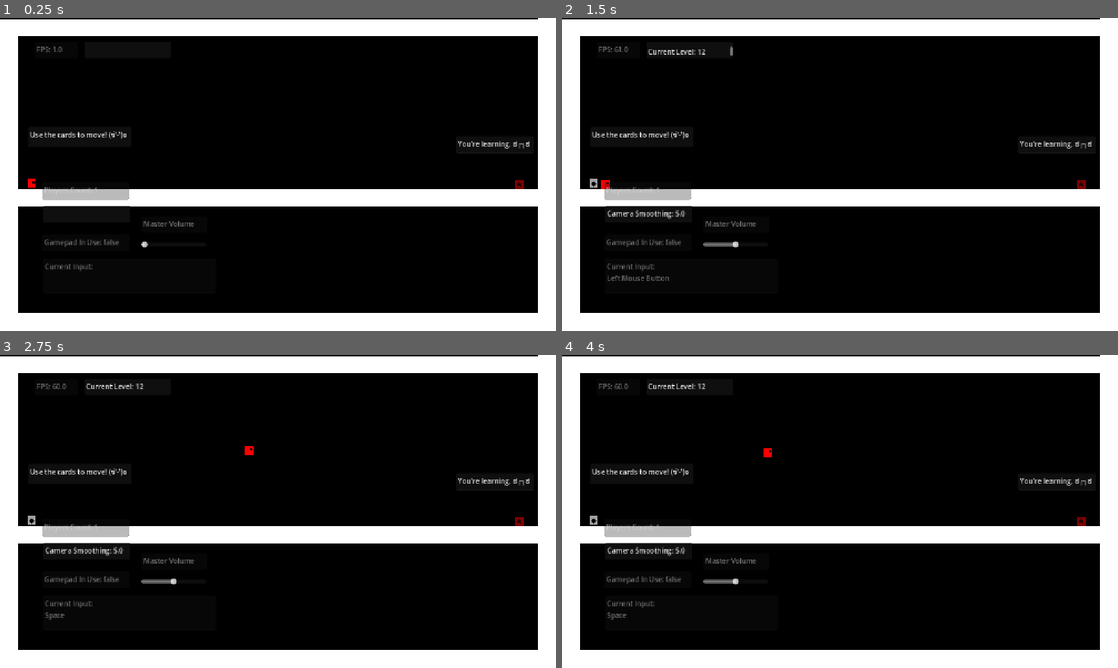
Above: before the commit, frames 1-4 (two rows, left to right).
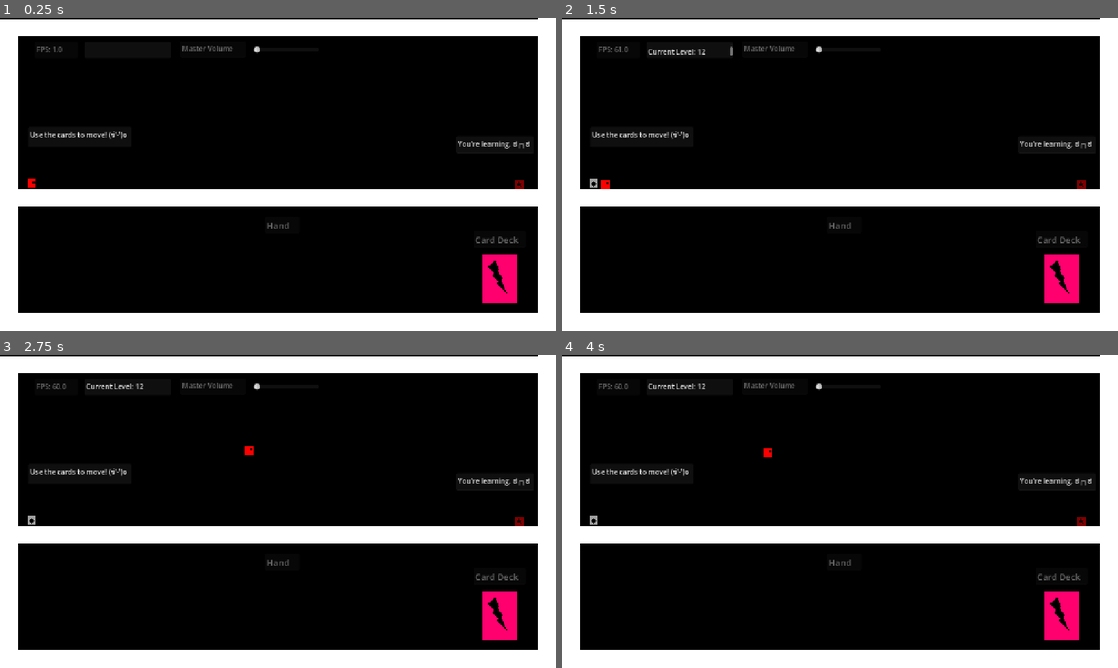
Above: after the commit, the same moments.

Repository: aduImperfect/GMTK20206_Game
Game: Godot game, scene res://Scenes/main.tscn
Same seed, same stepped clock (60 frames per second), same inputs: the game is played once before the commit and once after it.
Inputs (mouse positions are in pixels of both pictures, inside the frame that each line leads up to):
- Up to frame 1 (0.25 s): no input
- Up to frame 2 (1.5 s): click (689, 49) at 0.52 s; type "12" at 0.6 s; tap Enter at 1.25 s; move the mouse to (962, 158) at 1.27 s; hold Right from 1.28 s (still down); tap Shift at 1.35 s; click (962, 158) at 1.42 s
- Up to frame 3 (2.75 s): keep holding Right; tap Space at 1.52, 2, 2.27 s; move the mouse to (166, 527) at 2.02 s; tap Shift at 2.1 s
- Up to frame 4 (4 s): tap Enter at 2.75 s; move the mouse to (895, 442) at 2.77 s; release Right at 2.78 s; hold Left 2.78-3.53 s; tap Shift at 2.85, 3.6 s; tap Space at 3.5, 3.77 s; move the mouse to (812, 574) at 3.52 s; hold Right from 3.53 s (still down); click (812, 574) at 3.67 s

The runs differ from the first frame. In frame 1, 2.1% of the frame differs, in the area x 7-94%, y 8-92%; in frame 2, 2.5%; in frame 3, 2.4%; in frame 4, 2.4%.

Commit message:
Adding card draw deck - empty - positioning

Diff:
--- a/gmtk-game/Cards/card.tscn
+++ b/gmtk-game/Scenes/card.tscn
@@ -1,9 +1,9 @@
 [gd_scene format=3 uid="uid://bpvogl2ohpm3i"]
 
-[ext_resource type="Texture2D" uid="uid://dyeeslsayw5u0" path="res://Textures/Card_01.png" id="1_470ht"]
+[ext_resource type="Texture2D" uid="uid://caguwvc70q7no" path="res://Textures/Card_Back.png" id="1_0qqmn"]
 
 [node name="Card" type="Node2D" unique_id=1416047968]
 
 [node name="CardTex" type="Sprite2D" parent="." unique_id=188414808]
-scale = Vector2(0.25, 0.25)
-texture = ExtResource("1_470ht")
+scale = Vector2(0.2, 0.2)
+texture = ExtResource("1_0qqmn")
--- a/gmtk-game/Scenes/main.tscn
+++ b/gmtk-game/Scenes/main.tscn
@@ -3,12 +3,16 @@
 [ext_resource type="Script" uid="uid://de17gbbl60jbx" path="res://Scripts/level_gen.gd" id="1_jjgbg"]
 [ext_resource type="Script" uid="uid://c41vrpmq6qtda" path="res://Scripts/audio_mgr.gd" id="2_8gbba"]
 [ext_resource type="PackedScene" uid="uid://bx8dt6gjprmjj" path="res://Scenes/singleplayermode.tscn" id="2_bo1nx"]
+[ext_resource type="Script" uid="uid://bv480iq04h3v" path="res://Scripts/card_mgr.gd" id="4_jjvhh"]
 
 [node name="Main" type="Node2D" unique_id=1004778219]
 
 [node name="LevelGen" type="Node2D" parent="." unique_id=1618441754]
 script = ExtResource("1_jjgbg")
 
+[node name="CardMgr" type="Node2D" parent="." unique_id=659665895]
+script = ExtResource("4_jjvhh")
+
 [node name="AudioMgr" type="Node2D" parent="." unique_id=562412432]
 script = ExtResource("2_8gbba")
 
--- a/gmtk-game/Scenes/mainui.tscn
+++ b/gmtk-game/Scenes/mainui.tscn
@@ -22,12 +22,13 @@
 script = ExtResource("1_6c4uu")
 
 [node name="NumPlayers" type="TextEdit" parent="." unique_id=2083542118]
+visible = false
 z_index = 100
 custom_minimum_size = Vector2(200, 40)
-offset_left = -543.0
-offset_top = 18.0
-offset_right = -343.0
-offset_bottom = 58.0
+offset_left = -558.0
+offset_top = -255.0
+offset_right = -358.0
+offset_bottom = -215.0
 script = ExtResource("2_hpdrm")
 
 [node name="CurrentLevelEdit" type="TextEdit" parent="." unique_id=596001624]
@@ -50,24 +51,27 @@
 script = ExtResource("4_w0ycj")
 
 [node name="CurrentInput" type="TextEdit" parent="." unique_id=1524028920]
+visible = false
 z_index = 100
 custom_minimum_size = Vector2(399, 80)
-offset_left = -541.0
-offset_top = 194.0
-offset_right = -142.0
-offset_bottom = 274.0
+offset_left = -557.0
+offset_top = -211.0
+offset_right = -158.0
+offset_bottom = -131.0
 script = ExtResource("5_crvle")
 
 [node name="GamepadInUse" type="TextEdit" parent="." unique_id=1735564947]
+visible = false
 z_index = 100
 custom_minimum_size = Vector2(200, 40)
-offset_left = -542.0
-offset_top = 138.0
-offset_right = -342.0
-offset_bottom = 178.0
+offset_left = -559.0
+offset_top = -260.0
+offset_right = -359.0
+offset_bottom = -220.0
 script = ExtResource("6_01wry")
 
 [node name="CamSmoothingEdit" type="TextEdit" parent="." unique_id=1992169720]
+visible = false
 z_index = 100
 custom_minimum_size = Vector2(200, 40)
 offset_left = -540.0
@@ -79,20 +83,41 @@
 [node name="MasterVolumeHSliderTitle" type="TextEdit" parent="." unique_id=1472250107]
 z_index = 100
 custom_minimum_size = Vector2(150, 40)
-offset_left = -314.0
-offset_top = 96.0
-offset_right = -164.0
-offset_bottom = 136.0
+offset_left = -225.0
+offset_top = -307.0
+offset_right = -75.0
+offset_bottom = -267.0
 text = "Master Volume"
+editable = false
 script = ExtResource("8_w0ycj")
 
 [node name="MasterVolumeHSliderEdit" type="HSlider" parent="." unique_id=1652831052]
 z_index = 100
 custom_minimum_size = Vector2(150, 20)
-offset_left = -315.0
-offset_top = 151.0
-offset_right = -165.0
-offset_bottom = 171.0
+offset_left = -56.0
+offset_top = -297.0
+offset_right = 94.0
+offset_bottom = -277.0
 max_value = 1.0
 step = 0.01
 script = ExtResource("9_w0ycj")
+
+[node name="CardDeck" type="TextEdit" parent="." unique_id=1052082544]
+custom_minimum_size = Vector2(120, 40)
+offset_left = 450.0
+offset_top = 130.0
+offset_right = 570.0
+offset_bottom = 170.0
+theme_override_font_sizes/font_size = 20
+text = "Card Deck"
+editable = false
+
+[node name="Hand" type="TextEdit" parent="." unique_id=1636319556]
+custom_minimum_size = Vector2(80, 40)
+offset_left = -30.0
+offset_top = 97.0
+offset_right = 50.0
+offset_bottom = 137.0
+theme_override_font_sizes/font_size = 20
+text = "Hand"
+editable = false
--- a/gmtk-game/Scripts/audio_data.gd
+++ b/gmtk-game/Scripts/audio_data.gd
@@ -8,7 +8,7 @@
 
 static func _inital_volume_values() -> void:
 	#Exactly half the volume
-	audioMasterVolume = 0.5
+	audioMasterVolume = 0.0
 
 static func _reset_volume_values() -> void:
 	audioMasterVolume = SaveLoadHelper.save_data.get("game", 1).get("audio", 1).get("volume", 1).get("master", 1)
--- /dev/null
+++ b/gmtk-game/Scripts/card_data.gd
@@ -0,0 +1,37 @@
+class_name CardsHelper
+
+static var CARD_SCENE = preload("res://Scenes/card.tscn")
+static var cardNodes : Array[Node2D]
+
+static var cardsCount : int = 0
+
+static var xCardCenter : float = 0.0
+static var yCardCenter : float = 0.0
+static var xCardOffset : float = 0.0
+
+static var xCardDeckCenter : float = 0.0
+static var yCardDeckCenter : float = 0.0
+
+static var xInf : float = 0.0
+static var yInf : float = 0.0
+
+static var handLimit : int = 0
+
+# Called when the node enters the scene tree for the first time.
+func _ready() -> void:
+	pass # Replace with function body.
+
+# Called every frame. 'delta' is the elapsed time since the previous frame.
+func _process(_delta: float) -> void:
+	pass
+
+static func _set_values() -> void:
+	cardsCount = 10
+	xCardCenter = 250.0
+	yCardCenter = 600.0
+	xCardOffset = 100.0
+	xCardDeckCenter = 1150.0
+	yCardDeckCenter = 600.0
+	xInf = -9999.0
+	yInf = -9999.0
+	handLimit = 4
--- /dev/null
+++ b/gmtk-game/Scripts/card_mgr.gd
@@ -0,0 +1,9 @@
+extends Node2D
+
+# Called when the node enters the scene tree for the first time.
+func _ready() -> void:
+	pass # Replace with function body.
+
+# Called every frame. 'delta' is the elapsed time since the previous frame.
+func _process(_delta: float) -> void:
+	pass
--- a/gmtk-game/Scripts/level_gen.gd
+++ b/gmtk-game/Scripts/level_gen.gd
@@ -16,9 +16,9 @@
 	PlayersHelper._set_ghost_container(ghost_container)
 
 	LevelsDatabase._set_values()
-	#_spawn_background()
 	_spawn_levels()
 	_spawn_players()
+	_spawn_cards()
 
 	#CamPos is second child of the level!
 	#CameraHelper.camera_position = LevelsDatabase.levelNodes[LevelsDatabase.currLevel].get_child(1).global_position
@@ -51,3 +51,12 @@
 		playerSpr.texture = load("res://Textures/Player" + str(k) + ".png")
 		add_child(player_instance)
 		PlayersHelper.playerNodes.append(player_instance)
+
+func _spawn_cards() -> void:
+	for k in CardsHelper.cardsCount:
+		var card_instance = CardsHelper.CARD_SCENE.instantiate()
+		card_instance.global_position.x = CardsHelper.xCardDeckCenter
+		card_instance.global_position.y = CardsHelper.yCardDeckCenter
+		card_instance.name = "Card_" + str(k)
+		add_child(card_instance)
+		CardsHelper.cardNodes.append(card_instance)
--- a/gmtk-game/Scripts/levels_data.gd
+++ b/gmtk-game/Scripts/levels_data.gd
@@ -1,5 +1,3 @@
-extends Node
-
 class_name LevelsDatabase
 
 static var LEVEL_SCENES : Array[String] = []
@@ -39,6 +37,7 @@
 
 static func _set_values() -> void:
 	_load_level_scenes()
+	CardsHelper._set_values()
 
 	xLevelCenter = 0.0
 	yLevelCenter = 0.0
Not shown, added: gmtk-game/Scripts/card_data.gd.uid
Not shown, added: gmtk-game/Scripts/card_mgr.gd.uid
Binary file added: gmtk-game/Textures/Card_Back.png
Not shown, added: gmtk-game/Textures/Card_Back.png.import
Not shown, changed: gmtk-game/Textures/Cards.pdn
